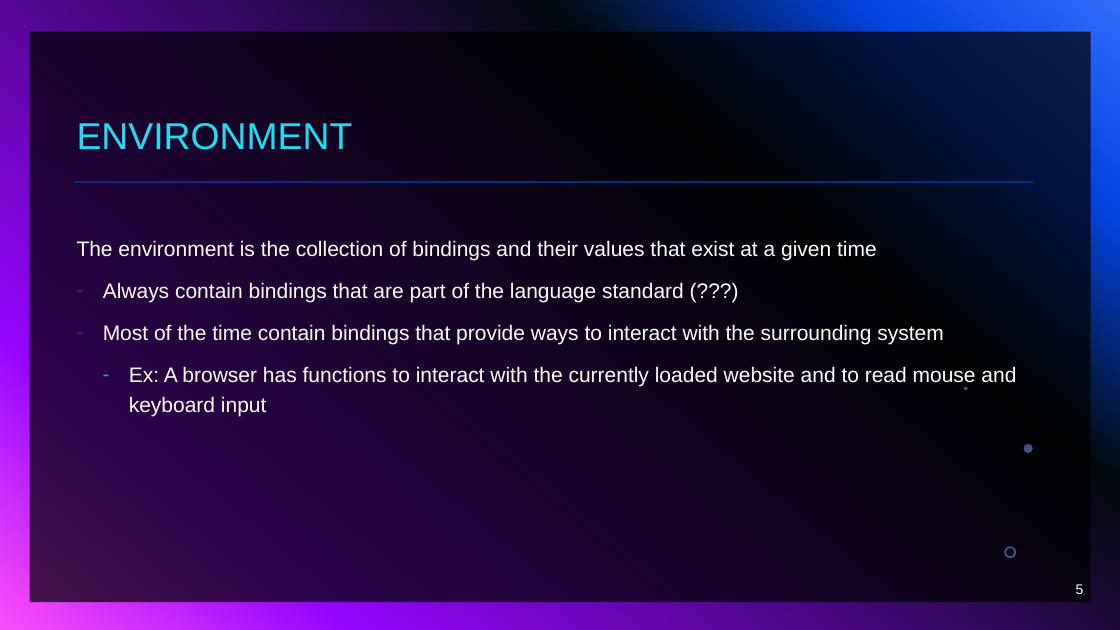
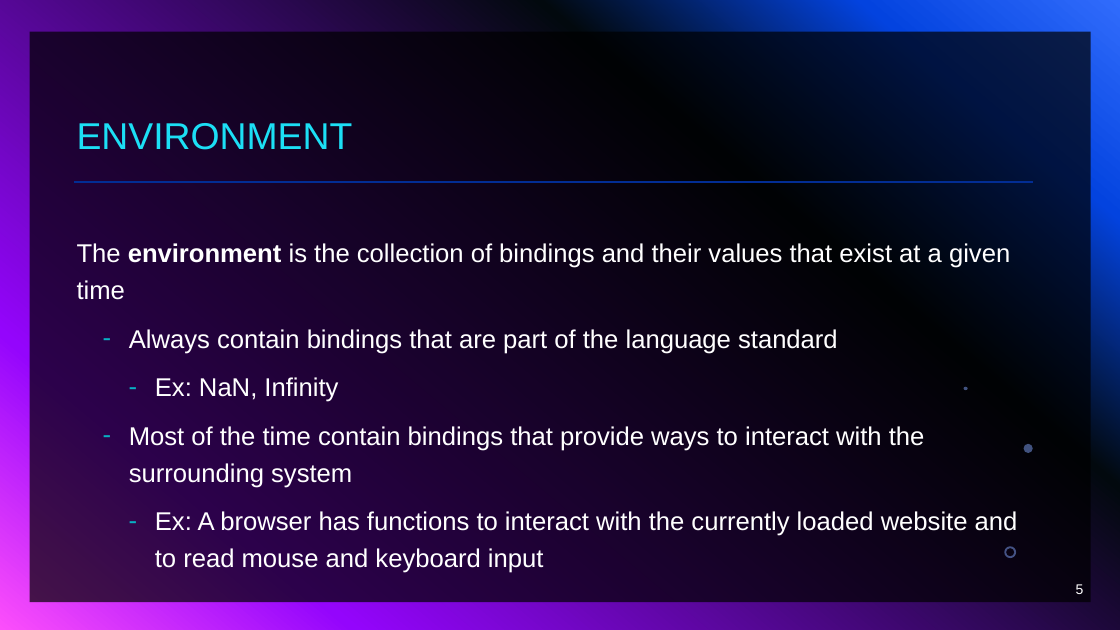
Before and after one commit to dtarvin/JavaScript-Class, a slide deck: slide 5 of slides for class/my slides/Expressions and Statements.pptx. Drawn at 1120x630 pixels with LibreOffice and Linux fonts; fonts in the diff are those of the drawing. Boxes give left, top, right and bottom in pixels: in the first picture for what was removed or moved away, otherwise in the second. Text is boxed around its words. In the diff, an @@ line names an element or a change of style, - is before the commit and + after.

```diff
--- a/slides for class/my slides/Expressions and Statements.pptx
+++ b/slides for class/my slides/Expressions and Statements.pptx
@@ text at (77,243,1018,573): size 18 to 22 pt in "The environment is the collection of bindings ...", "Most of the time contain bindings that ...", "Ex: A browser has functions to interact ..."; bold on in "environment"; list level 1 to 2 in "Most of the time contain ..."; bullet colour #9405FC to #1CDFF5; list level 2 to 3 in "Ex: A browser has functions ..." @@
@@ text at (129,329,838,402): text changed; size 18 to 22 pt @@
-– Always contain bindings that are part of the language standard (???)
+  – Always contain bindings that are part of the language standard
+    – Ex: NaN, Infinity
```
Also in this commit, not shown: 5 other slides changed, 45 other files.
